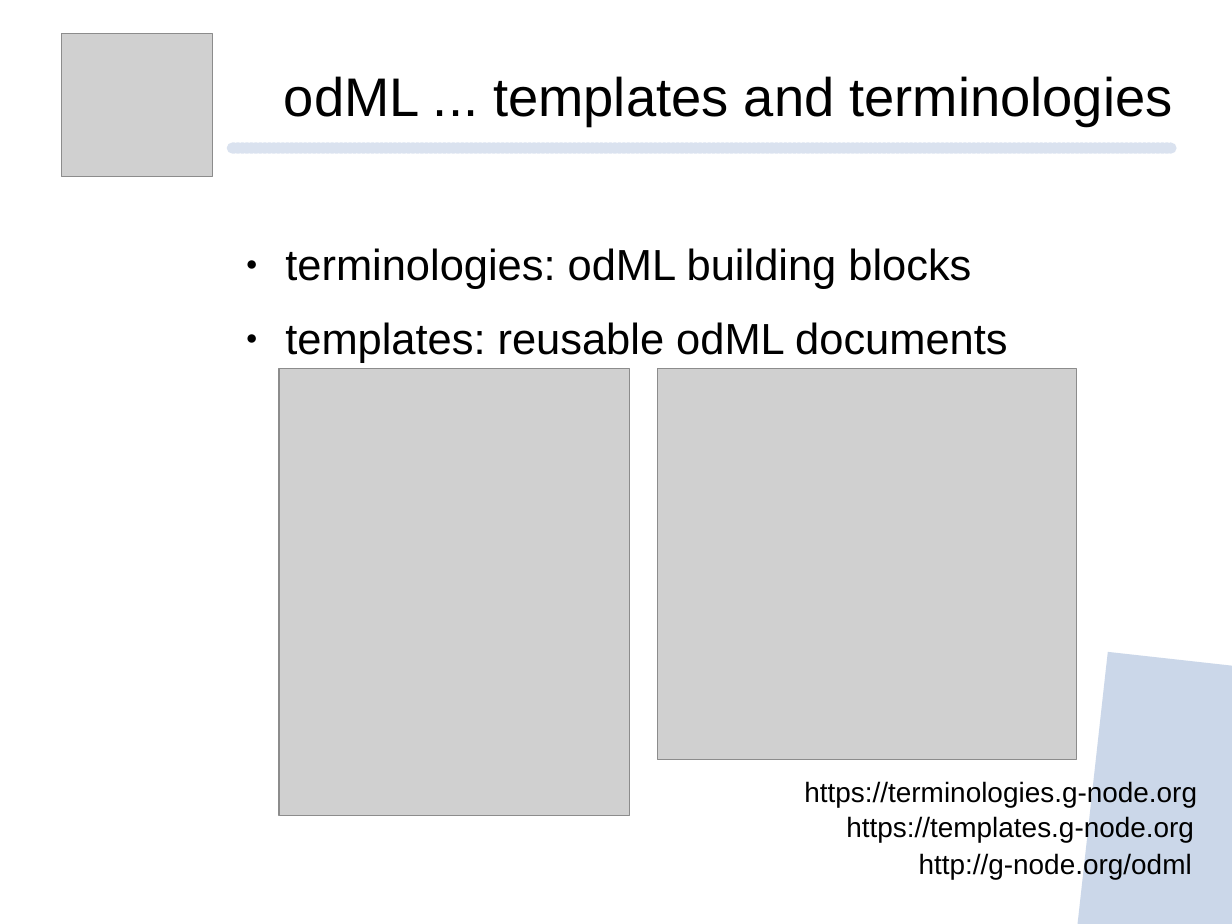
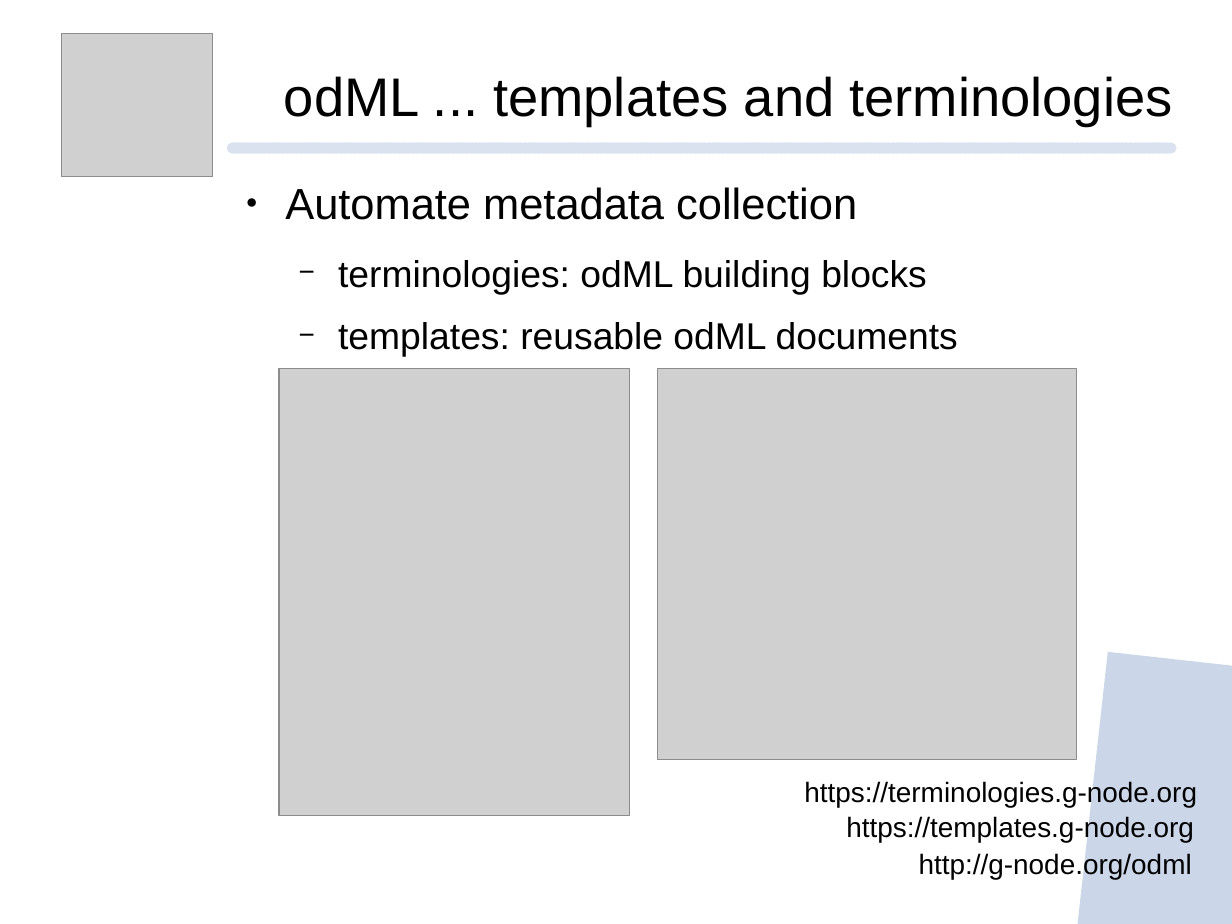
Before and after one commit to mpsonntag/prespost, a slide deck: slide 12 of 202009_BCCN_online/202009_BCCN_Online_conference.odp (slide 11 before the commit). Drawn at 1232x924 pixels with LibreOffice and Linux fonts; fonts in the diff are those of the drawing; grey boxes stand for pictures; background and template pictures are left out. Boxes give left, top, right and bottom in pixels: in the first picture for what was removed or moved away, otherwise in the second. Text is boxed around its words. In the diff, an @@ line names an element or a change of style, - is before the commit and + after.

```diff
--- a/202009_BCCN_online/202009_BCCN_Online_conference.odp
+++ b/202009_BCCN_online/202009_BCCN_Online_conference.odp
@@ text "Automate metadata collection": place and size @@
-text "Automate metadata collection" at bbox=[285, 248, 1007, 363]
+text "Automate metadata collection" at bbox=[285, 187, 958, 350]
@@ text at bbox=[285, 187, 857, 220]: paragraph added @@
+● Automate metadata collection
@@ text at bbox=[338, 260, 958, 350]: size 28 to 24 pt in "terminologies: odML building blocks", "templates: reusable odML documents"; bullet ● to −; list level 1 to 2 in "terminologies: odML building blocks"; list level 1 to 2 in "templates: reusable odML documents" @@
```
Also in this commit, not shown: 3 other slides changed, 1 slide added, 2 slides removed.
